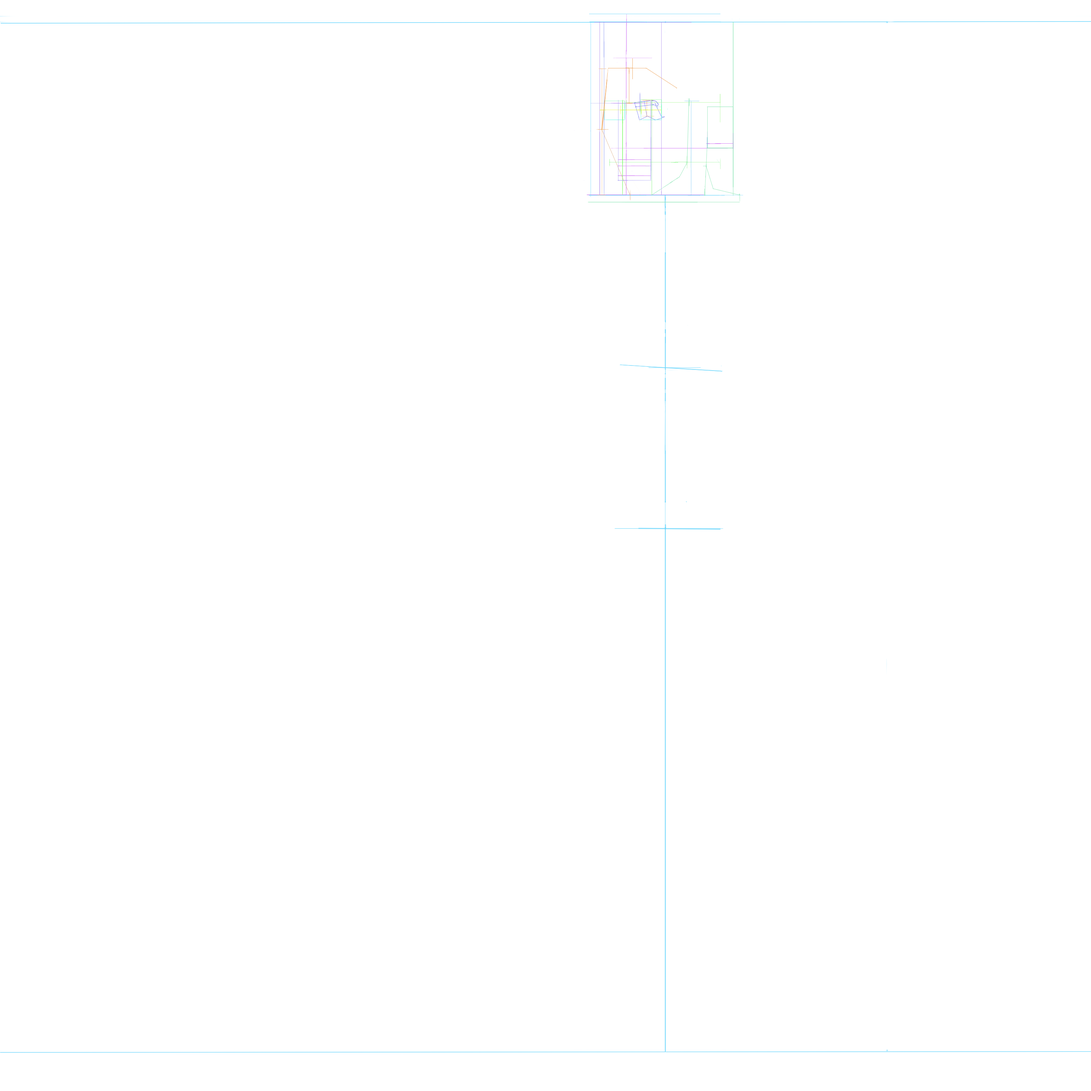
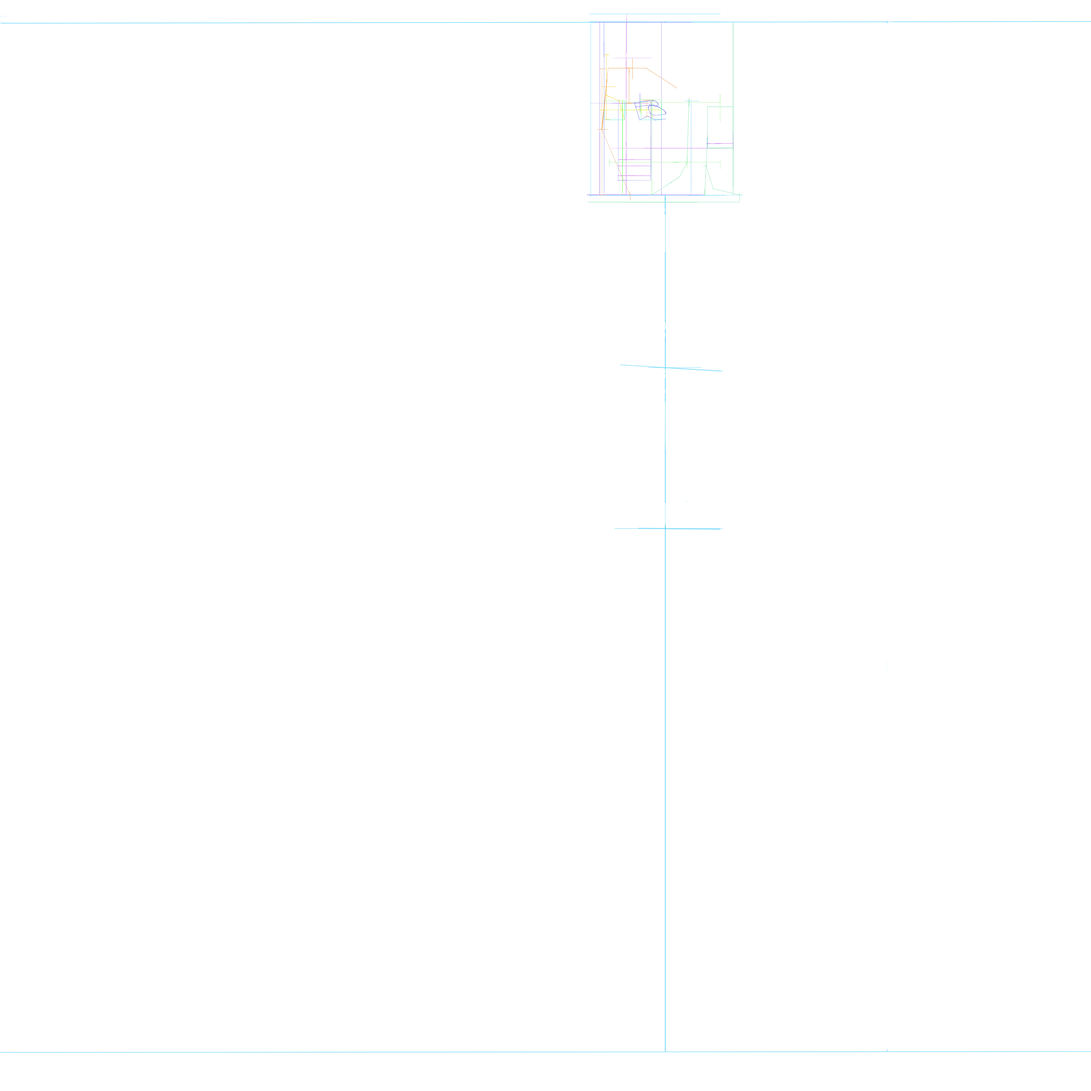
Before/after of a w=1091, h=1091 layered artwork. What changed in the layer stack:
added layer "Layer 80" above "Layer 77" over left=601, top=92, right=626, bottom=121
added layer "Layer 79" above "Layer 75" over left=601, top=54, right=616, bottom=121
painted on "Layer 75" over left=635, top=100, right=667, bottom=121
